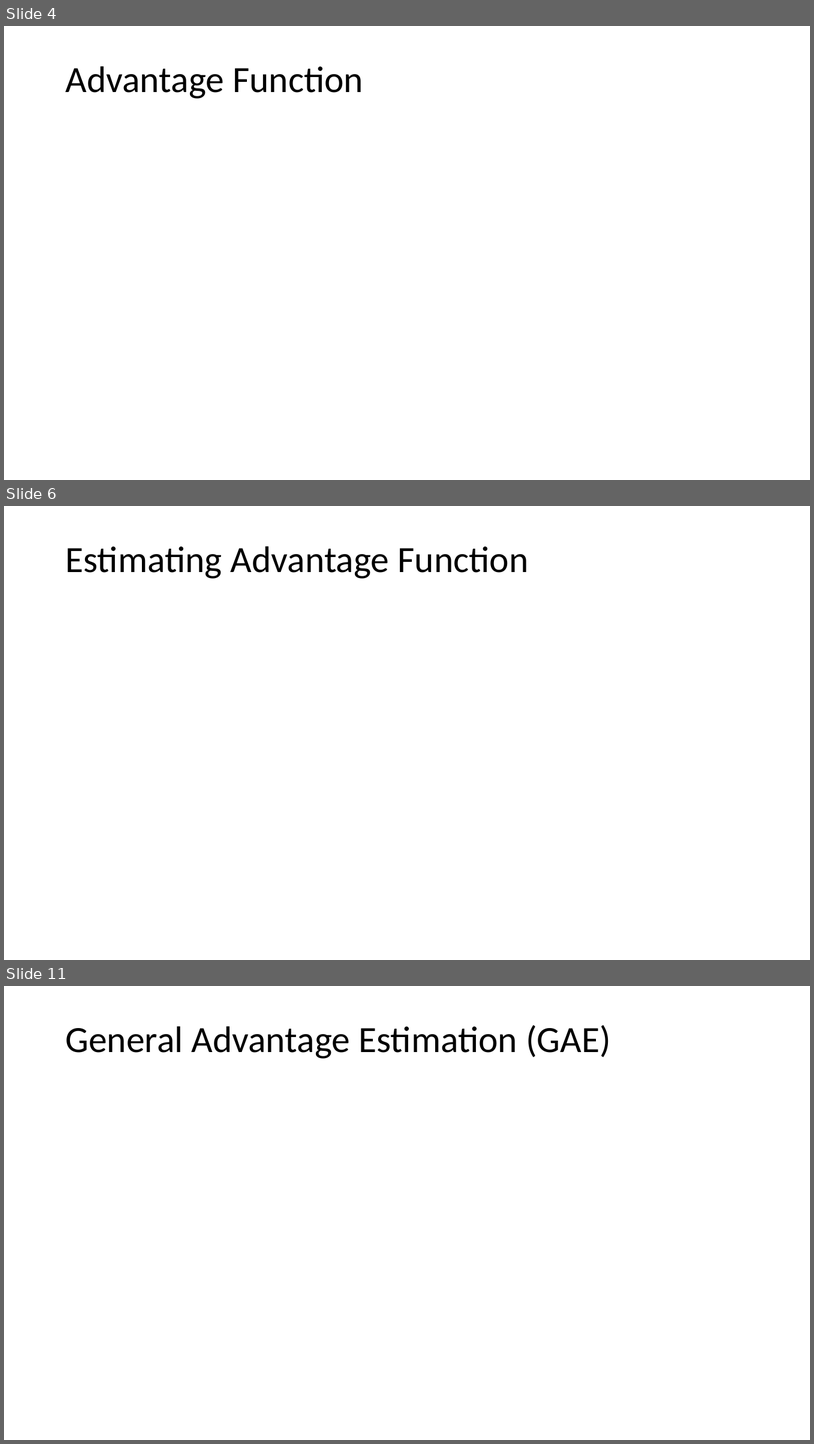
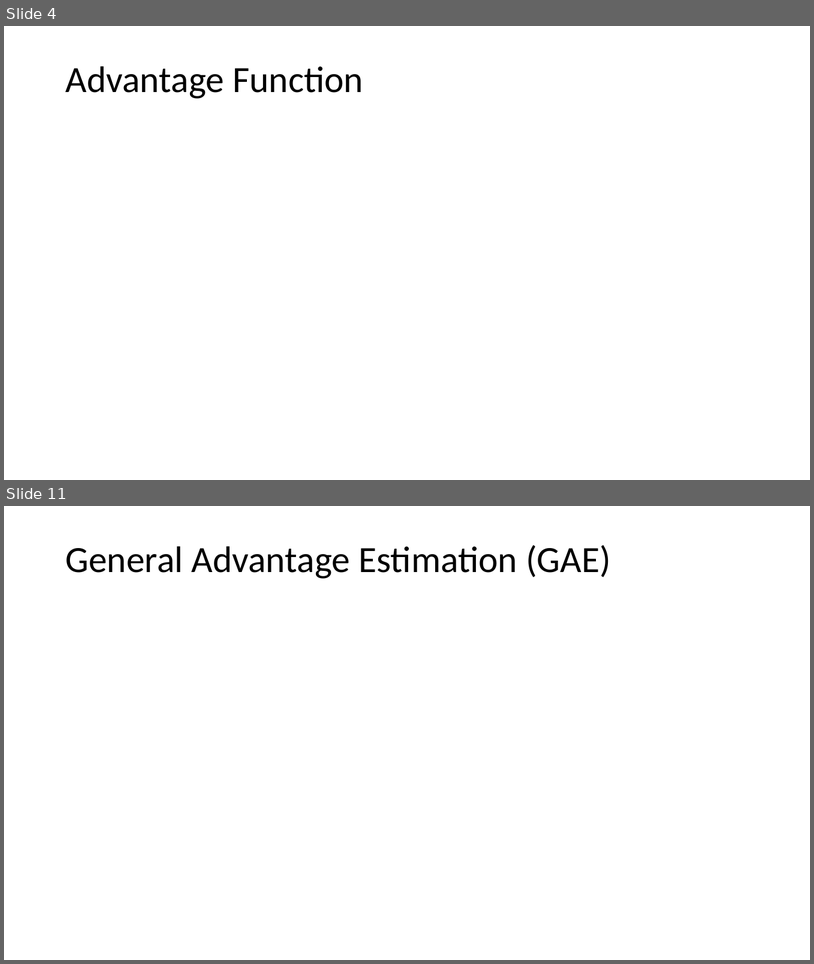
Before and after one commit to DarrenZhang01/generalized_advantage_estimation, a slide deck: GAE presentation.pptx. Shown one above the other, each under a label of ours: slides 4, 6 and 11 before the commit, slides 4 and 11 after it; the slides between them are not shown. The pictures are 814x1444 and 814x964 pixels, drawn with LibreOffice and Linux fonts; fonts in the diff are those of the drawing; grey boxes stand for pictures. Boxes give left, top, right and bottom in pixels: in the first picture for what was removed or moved away, otherwise in the second. Text is boxed around its words. In the diff, an @@ line names an element or a change of style, - is before the commit and + after.

```diff
--- a/GAE presentation.pptx
+++ b/GAE presentation.pptx
@@ slide 6 removed at (4, 506, 810, 960), background #FFFFFF @@
@@ title removed at (65, 546, 528, 579) @@
-Estimating Advantage Function
```
Also in this commit, not shown: 3 slides added, 2 other slides removed.
